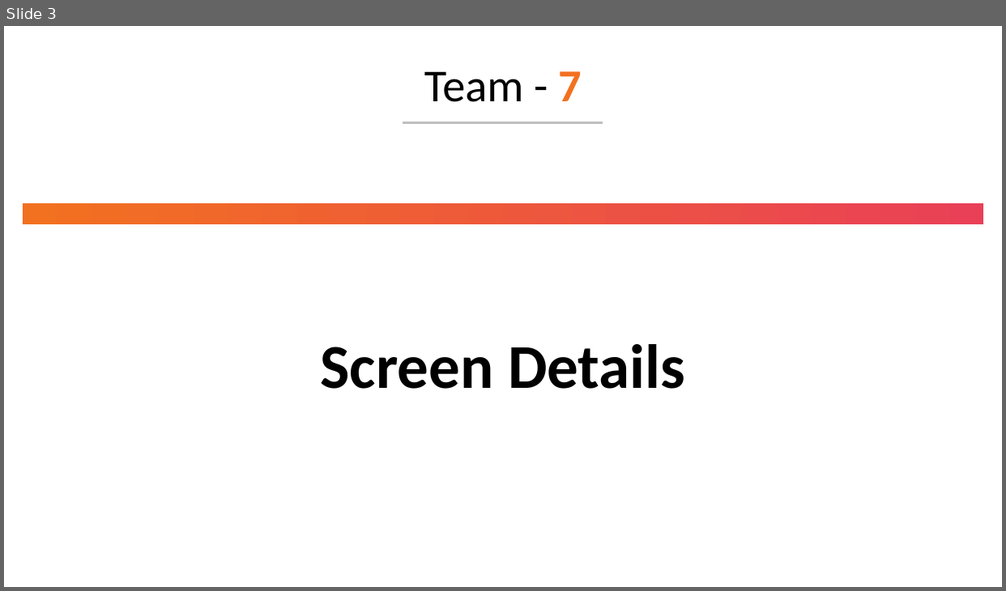
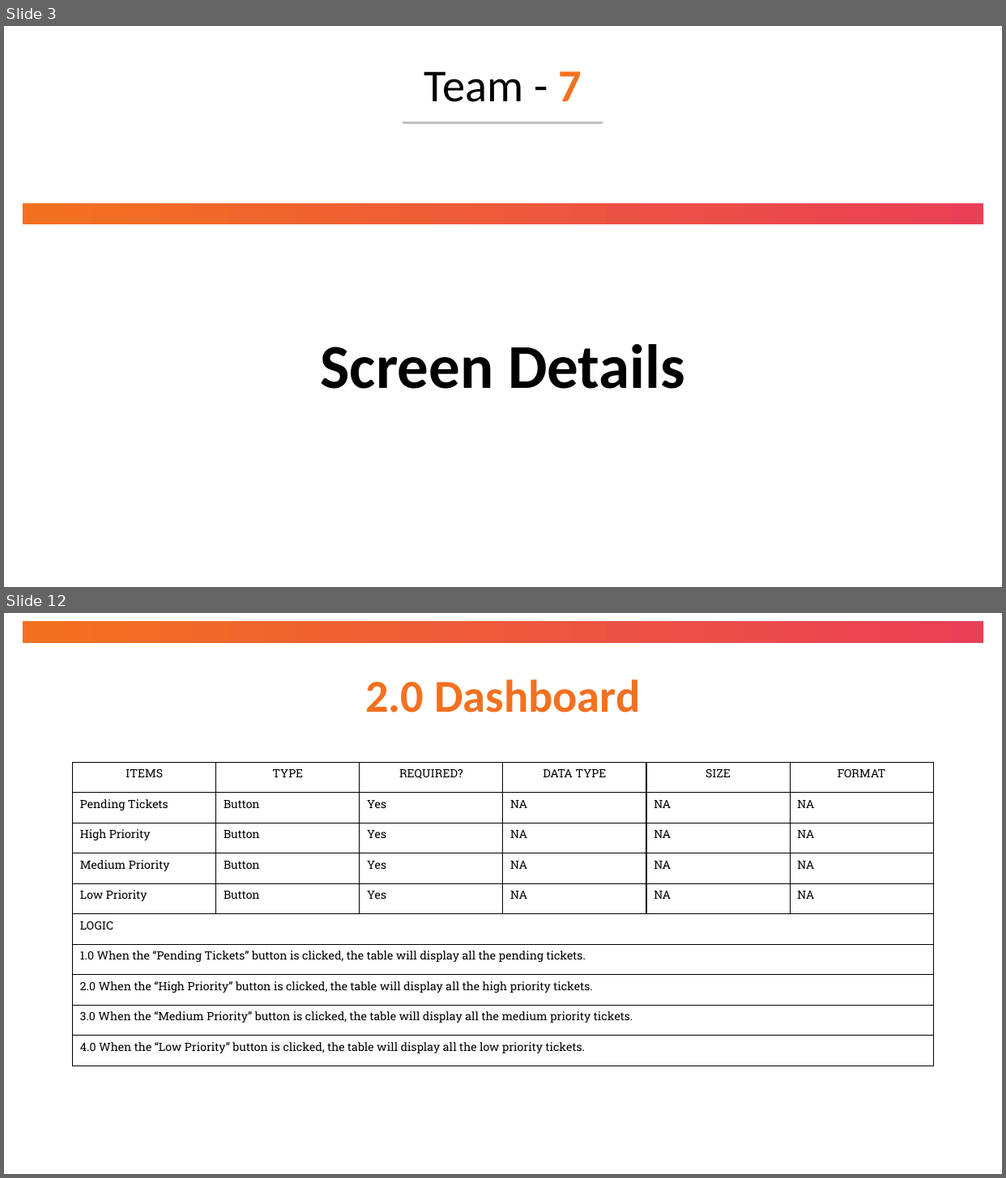
Before and after one commit to StarGaze870/ServiceChargeApp, a slide deck: docs/Team 7 - High Level Design.pptx. Shown one above the other, each under a label of ours: slide 3 before the commit, slides 3 and 12 after it; the slides between them are not shown. The pictures are 1006x591 and 1006x1178 pixels, drawn with LibreOffice and Linux fonts; fonts in the diff are those of the drawing. Boxes give left, top, right and bottom in pixels: in the first picture for what was removed or moved away, otherwise in the second. Text is boxed around its words. In the diff, an @@ line names an element or a change of style, - is before the commit and + after.

```diff
--- a/docs/Team 7 - High Level Design.pptx
+++ b/docs/Team 7 - High Level Design.pptx
@@ slide 12 added at box(4, 613, 1002, 1174), background #FFFFFF @@
@@ rectangle added at box(23, 621, 984, 643), fill gradient #F27120 to #E94057 @@
@@ title added at box(365, 679, 640, 713), 44 pt, text gradient #F27120 to #E94057, bold @@
+2.0 Dashboard
@@ table added at box(73, 763, 936, 1067), 10 rows, 6 columns @@
+ITEMS | TYPE | REQUIRED? | DATA TYPE | SIZE | FORMAT
+Pending Tickets | Button | Yes | NA | NA | NA
+High Priority | Button | Yes | NA | NA | NA
+Medium Priority | Button | Yes | NA | NA | NA
+Low Priority | Button | Yes | NA | NA | NA
+LOGIC |  |  |  |  | 
+1.0 When the “Pending Tickets” button is clicked, the table will display all the pending tickets. |  |  |  |  | 
+2.0 When the “High Priority” button is clicked, the table will display all the high priority tickets. |  |  |  |  | 
+3.0 When the “Medium Priority” button is clicked, the table will display all the medium priority tickets. |  |  |  |  | 
+4.0 When the “Low Priority” button is clicked, the table will display all the low priority tickets. |  |  |  |  | 
```
Also in this commit, not shown: 9 slides changed, 11 other slides added, 4 slides removed.
